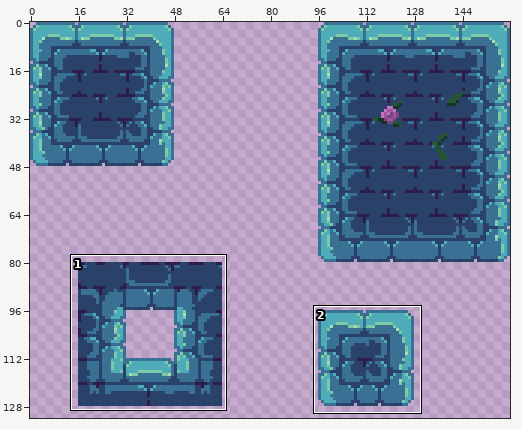
A pixel-art file gets an edit: Assets/Sprites/Tiles/bricked.aseprite. The first picture is a wide view before the edit; the outline marks the close-up.
Close-up. Before:
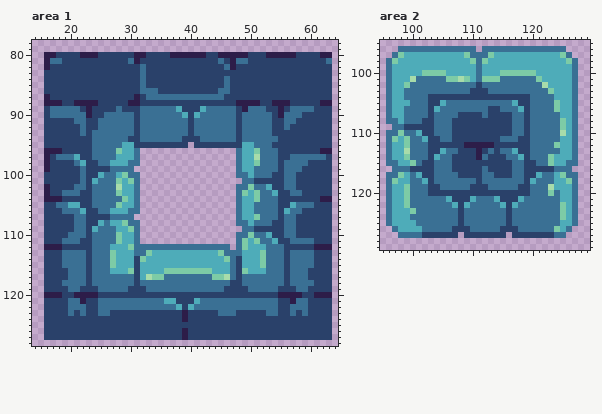
160x160 pixels, 1 frame. Shown: area 1: x 14..64, y 78..128; area 2: x 95..129, y 95..129. The wide view leaves out empty margins. The commit also changed other parts of the picture, which this record leaves out.
New version:
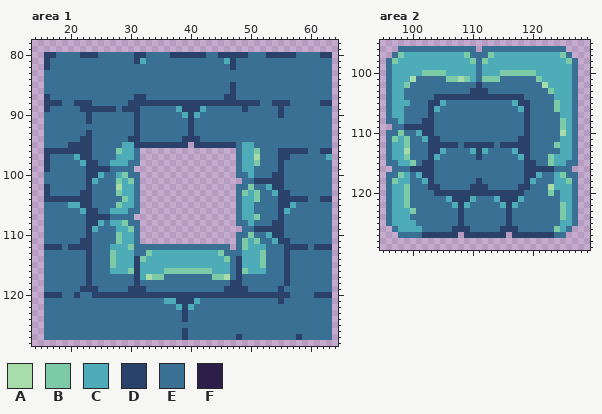
Palette (. is transparent): A #a8dcaa  B #7dcba6  C #4eacb9  D #2a416a  E #3a7094  F #2d1d49
Changes in this commit:
Changed rows in their new state; - is an unchanged pixel.
Area 1:
first column x 16:
 80 DDEEEEDDDEEEEEEDDEEEEDDDDDDEEDDDDDEEEDDDDDEEEEDD
 81 D--EEEEEEEEEEE-DCEEEEEEEEEEEE-CD--EEEEEEEEEEEEE-
 82 DEEEEEEEEEEEEEEE-EEEEEEEEEEEEE-DEEEEEEEEEEEEEEEE
 83 EEEEEEEEEEEEEEEE-EEEEEEEEEEEEEEEEEEEEEEEEEEEEEEE
 84 EEEEEEEEEEEEEEEE-EEEEEEEEEEEEE-EEEEEEEEEEEEEEEEE
 85 EEEEEEEEEEEEEEEE-EEEEEEEEEEEEE--EEEEEEEEEEEEEEEE
 86 EEEEEEEEEEEEEEEE---EEEEEEEEEE---EEEEEEEEEEEEEEEE
 87 DEEEEEEEEEEEEEED----------------EEEEEEEEEEEEEEEE
 88 DDDEEDDDEEEEEEDD----------------DDDDEEDDDEEEEEDD
 89 -------D------------------------ED---EEDE----EEE
 90 E------DEE----------------------E-----ED---EEEEE
 91 EEEEE---E-----------------------E-----EE--EEEEEE
 92 EEEEEE-EE-----------------------E-----EE-EEEEEEE
 93 EEEEEE--------------------------E-----EEEEEEEEEE
 94 EEEEEE--------------------------E------EEEEEEEEE
 95 EEEE----------------------------E-----EEEEEEEEEE
 96 DDD-----------------------------------------EEDD
 97 DE---------------------------------------------C
 98 DEEEE---------------------------------------EEEE
 99 DEEEEE-------------------------------------EEEEE
100 EEEEEE------------------------------------EEEEEE
101 EEEEEE------------------------------------EEEEEE
102 DEEEE-------------------------------------EEEEEE
103 DEE----------------------------------------EEEEE
104 DDD-----------------------------------------EEDD
105 EE-------------------------------------------EEE
106 EEE----------------------------------------EEEEE
107 EEEEE-------------------------------------EEEEEE
108 EEEEE-------------------------------------EEEEEE
109 EEEEE-------------------------------------EEEEEE
110 EEEE--------------------------------------EEEEEE
111 EEE------------------------------------------EEE
112 DDDE----------------------------------------EDDD
113 EEE------------------------------------------EEE
114 EEE------------------------------------------EEE
115 EEE------------------------------------------EEE
116 EEEE----------------------------------------EEEE
117 EEEE----------------------------------------EEEE
118 EEE------------------------------------------EEE
119 EEEE------------------------------------EE--EEEE
120 DDDEEDEED------------------------------DDEEEEDDD
121 EEEE--EEE-------------------------------EE--EEEE
122 EEEE---EE------------------------------EE---EEEE
123 EEEE-E-EE--EEEEEEEEEEEEDEEEEE---EEEEE--EE-E-EEEE
124 EEEEEEEEEEEEEEEEEEEEEEEDEEEEEEEEEEEEEEEEEEEEEEEE
125 EEEEEEEEEEEEEEEEEEEEEEEEEEEEEEEEEEEEEEEEEEEEEEEE
126 EEEEEEEEEEEEEEEEEEEEEEEDEEEEEEEEEEEEEEEEEEEEEEEE
127 EEEEEEEEEEEEEEEEEEEEEEEDEEEEEEEE-EEEEEEEEE-EEEEE
Area 2:
first column x 103:
104 E---------------E
106 ----------EE-----
107 -----EEEE-EEEE---
108 ----EEEEEEEEEE---
109 ----EEEEEEEEEE---
110 ----EEEEEEEEEE---
111 ----EEEEEEEE-----
112 -----EDDDDDE-----
113 -----EECDC-E-----
114 ----EEEED-EEE----
115 ----EEEEEEEEEE---
116 ----EEEEE-EEEE---
117 -----EEEE--EEE---
120 E---------------E
